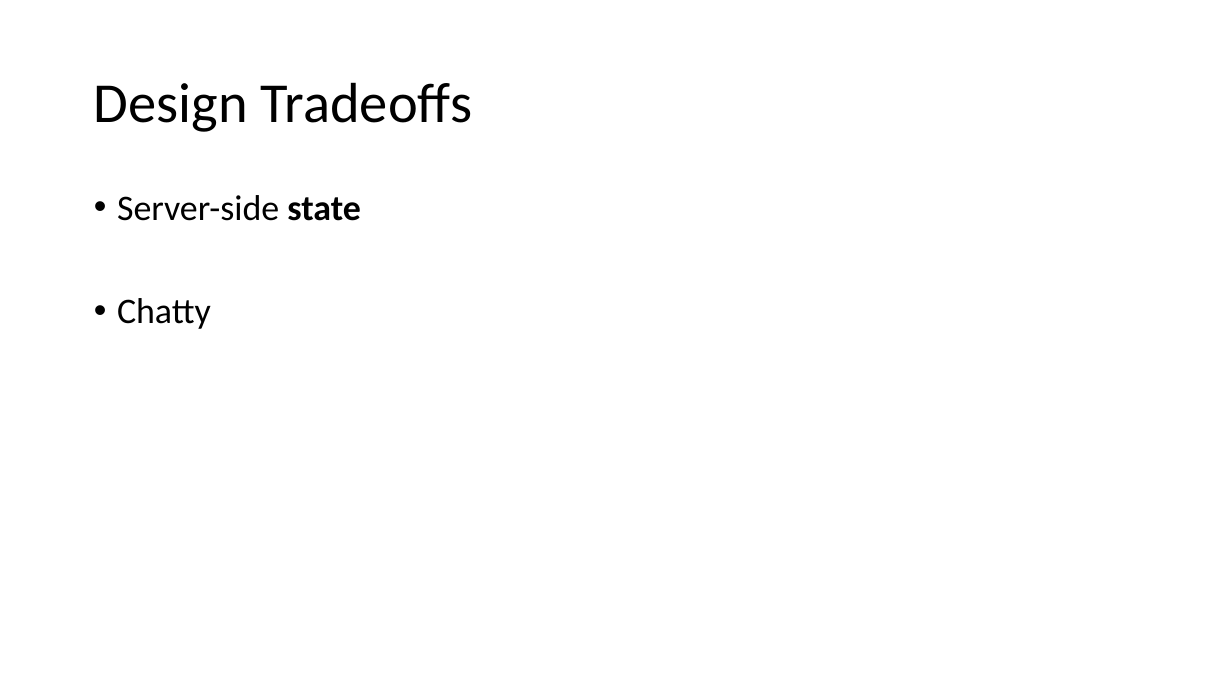
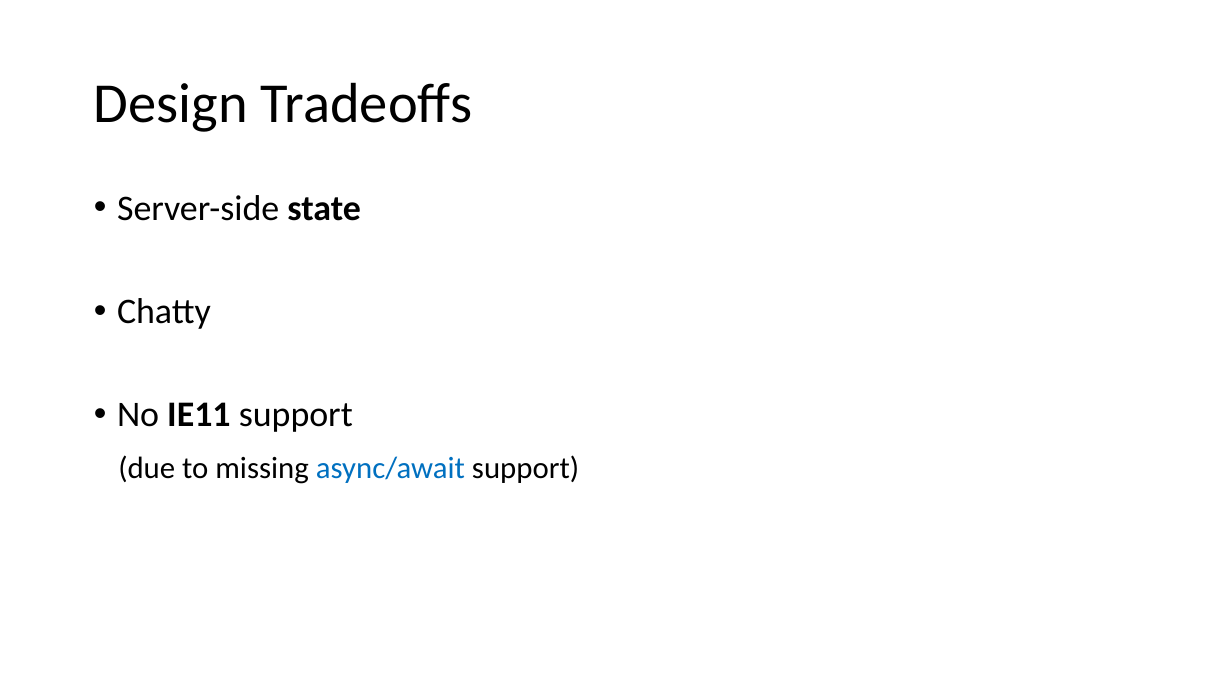
Before and after one commit to FrankPfattheicher/stonehenge.Chromely, a slide deck: slide 6 of stonehengeChromely.pptx. Drawn at 1232x693 pixels with LibreOffice and Linux fonts; fonts in the diff are those of the drawing. Boxes give left, top, right and bottom in pixels: in the first picture for what was removed or moved away, otherwise in the second. Text is boxed around its words. In the diff, an @@ line names an element or a change of style, - is before the commit and + after.

```diff
--- a/stonehengeChromely.pptx
+++ b/stonehengeChromely.pptx
@@ text at (117, 402, 579, 484): paragraphs added @@
+• No IE11 support
+(due to missing async/await support)
```
Also in this commit, not shown: 11 other slides changed, 1 slide added.
